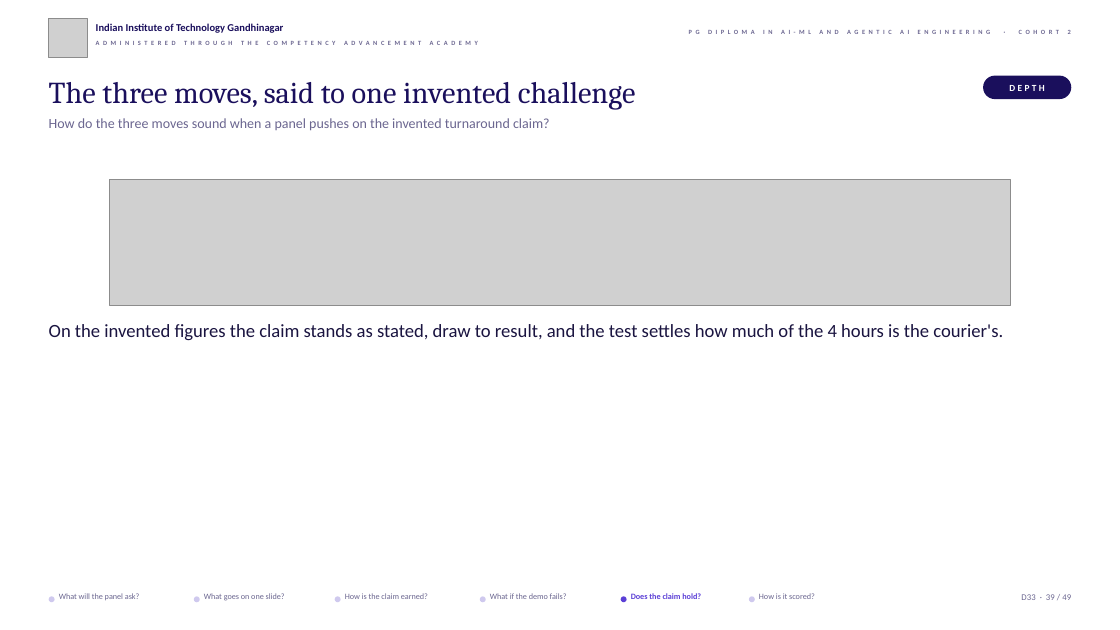
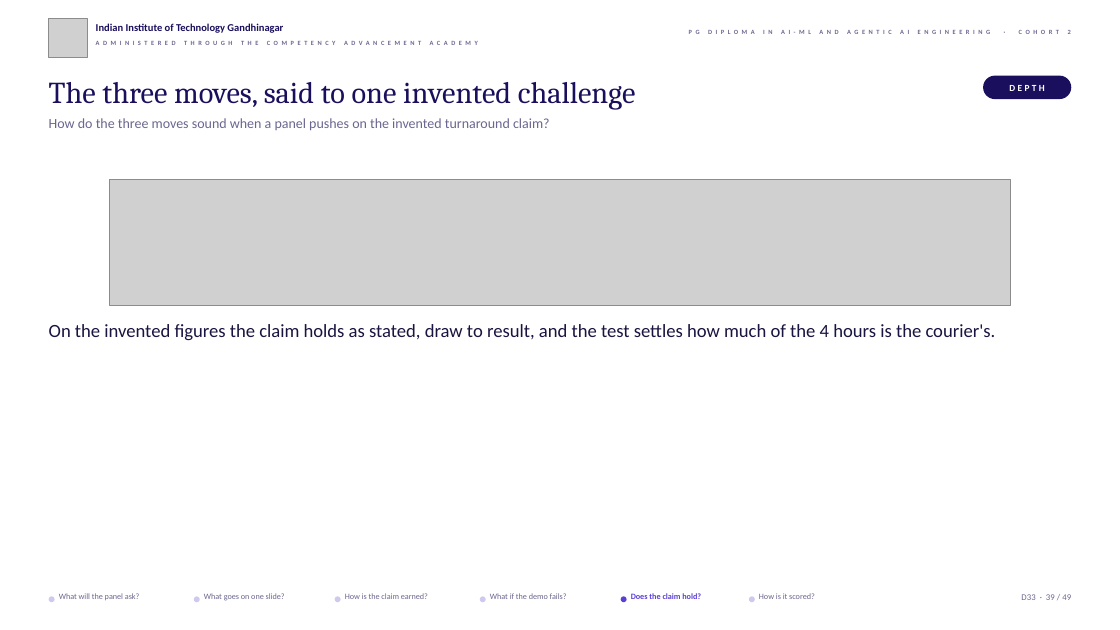
Before and after one commit to fde-academy-lab/c2-content-factory, a slide deck: slide 39 of content/W03/SAT/slides/C2_W03_SAT_presentation_format_STUDENT.pptx. Drawn at 1120x630 pixels with LibreOffice and Linux fonts; fonts in the diff are those of the drawing; grey boxes stand for pictures; background and template pictures are left out. Boxes give left, top, right and bottom in pixels: in the first picture for what was removed or moved away, otherwise in the second. Text is boxed around its words. In the diff, an @@ line names an element or a change of style, - is before the commit and + after.

```diff
--- a/content/W03/SAT/slides/C2_W03_SAT_presentation_format_STUDENT.pptx
+++ b/content/W03/SAT/slides/C2_W03_SAT_presentation_format_STUDENT.pptx
@@ text at (x1=49, y1=324, x2=996, y2=341): text changed @@
-On the invented figures the claim stands as stated, draw to result, and the test settles how much of the 4 hours is the courier's.
+On the invented figures the claim holds as stated, draw to result, and the test settles how much of the 4 hours is the courier's.
```
Also in this commit, not shown: 5 other slides changed, 7 other files.
